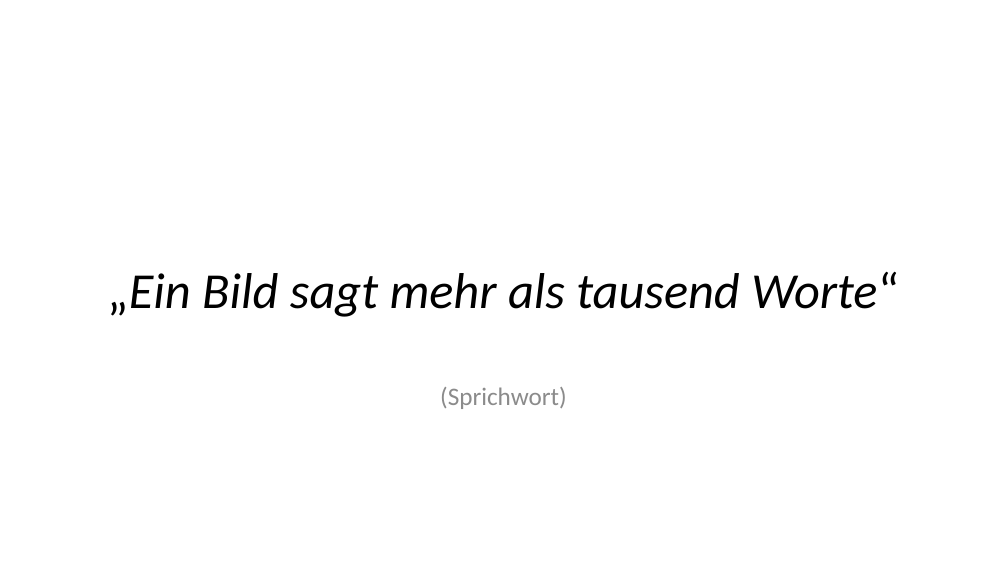
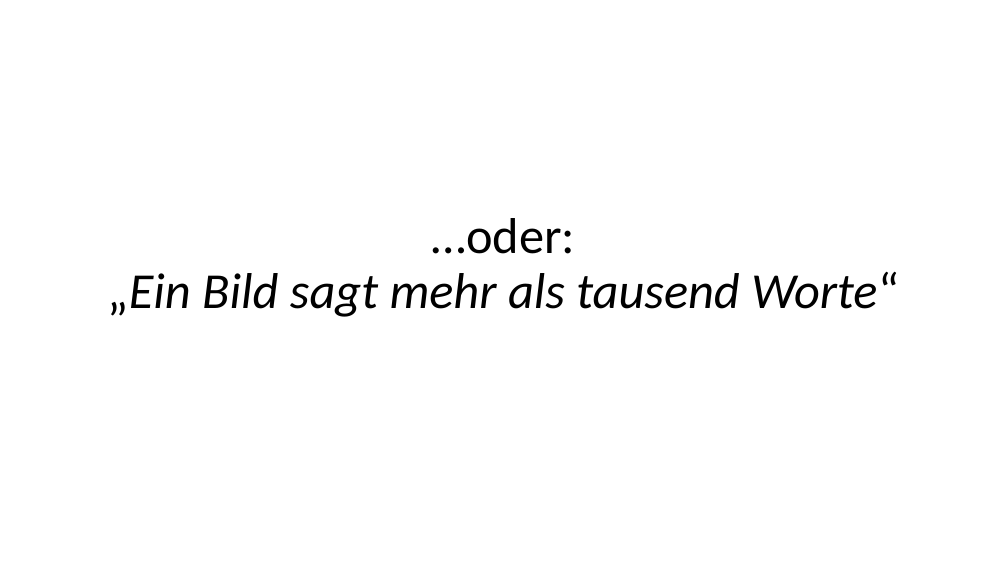
Before and after one commit to advocd/MasterThesis, a slide deck: slide 2 of Abgaben/Präsentation Masterarbeit/Präsentation Muench.pptx. Drawn at 1008x567 pixels with LibreOffice and Linux fonts; fonts in the diff are those of the drawing. Boxes give left, top, right and bottom in pixels: in the first picture for what was removed or moved away, otherwise in the second. Text is boxed around its words. In the diff, an @@ line names an element or a change of style, - is before the commit and + after.

Commit message:
update Präsentation

```diff
--- a/Abgaben/Präsentation Masterarbeit/Präsentation Muench.pptx
+++ b/Abgaben/Präsentation Masterarbeit/Präsentation Muench.pptx
@@ title at (108,218,899,317): text changed @@
-„Ein Bild sagt mehr als tausend Worte“
+…oder:
+„Ein Bild sagt mehr als tausend Worte“
@@ text removed at (440,387,567,409) @@
-(Sprichwort)
```
Also in this commit, not shown: 7 other slides changed, 5 slides added, 1 slide removed.
